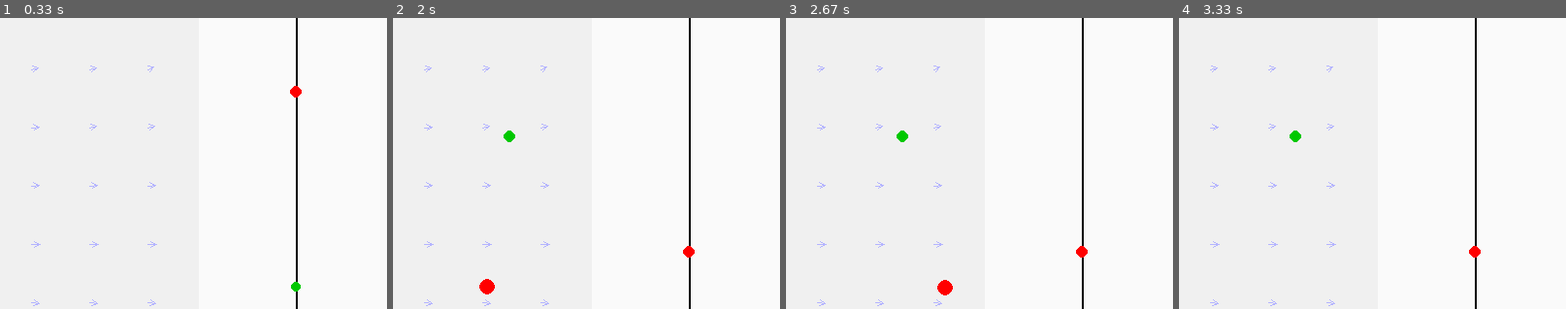
Above: before the commit, frames 1-4 (left to right).
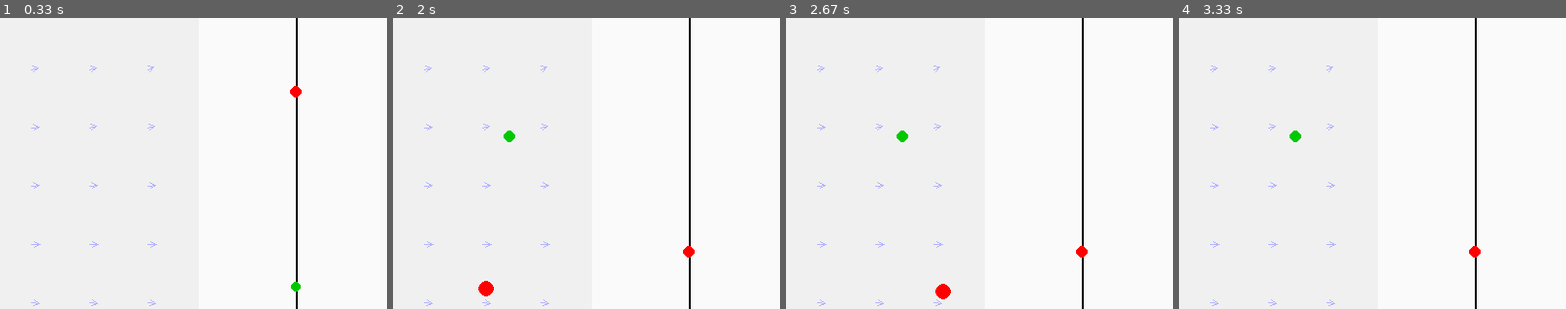
Above: after the commit, the same moments.

Repository: Project-Stratus/MachineLearning
Game: pygame game, started from ardan_temp.py
Same seed, same stepped clock (60 frames per second), same inputs: the game is played once before the commit and once after it.
Inputs:
- Up to frame 1 (0.33 s): no input
- Up to frame 2 (2 s): no input
- Up to frame 3 (2.67 s): no input
- Up to frame 4 (3.33 s): no input
The pictures show only the part of the screen within x 49-99%, y 10-60%; the shares and areas given below are measured in that part.

Frame 1 is identical in both runs. In frame 2, less than 0.1% of the frame differs, in the area x 22-27%, y 89-96%; in frame 3, 0.1%, in the area x 38-44%, y 90-97%; in frame 4, nothing differs.

Commit message:
tring to make ppo train faster

Diff:
--- a/agents/ppo.py
+++ b/agents/ppo.py
@@ -2,7 +2,7 @@
 import os
 import torch
 from stable_baselines3 import PPO
-from stable_baselines3.common.callbacks import EvalCallback, StopTrainingOnRewardThreshold
+from stable_baselines3.common.callbacks import EvalCallback, StopTrainingOnRewardThreshold, ProgressBarCallback, CallbackList
 import pygame
 from stable_baselines3.common.monitor import Monitor
 
@@ -12,8 +12,8 @@
 VIDEO_PATH = "./figs/ppo_figs/performance_video"
 USE_GPU = False
 
-# EPISODES = 1_000_000
-EPISODES = 1_000
+EPISODES = 1_000_000
+# EPISODES = 1_000
 BATCH_SIZE = 256
 EPOCHS = 10
 HIDDEN_SIZES = [[256, 256, 256], [256, 256, 256]]
@@ -26,7 +26,7 @@
 
 
 # Create and train a PPO model from scratch. Returns a dataframe containing the reward attained at each episode.
-def train(verbose=False, render_freq=None) -> None:
+def train(verbose=0, render_freq=None) -> None:
 
     env: gym.Env = Monitor(gym.make(ENVIRONMENT_NAME, render_mode=None, dim=DIM, disable_env_checker=True))
 
@@ -38,7 +38,7 @@
         env,
         batch_size=BATCH_SIZE,
         n_epochs=EPOCHS,
-        verbose=1,
+        verbose=verbose,
         device=device
     )
 
@@ -48,15 +48,19 @@
         reward_threshold=320,  # Set your desired reward threshold here
         verbose=1
     )
-    callback = EvalCallback(
+    eval_callback = EvalCallback(
         eval_env,
         callback_on_new_best=stop_callback,
         best_model_save_path=SAVE_PATH,
         log_path=SAVE_PATH,
-        eval_freq=10000,
+        eval_freq=100_000,
         deterministic=True,
         render=False
     )
+
+    tqdm_callback = ProgressBarCallback()
+
+    callback = CallbackList([tqdm_callback, eval_callback])
 
     # Train the model
     model.learn(total_timesteps=EPISODES*BATCH_SIZE, callback=callback)
@@ -82,7 +86,6 @@
         state, info = env.reset()
         game_over: bool = False
         while not game_over:
-            # env.render()          # I'm pretty sure this is redundant with render_mode="human"? - AS
             action, _states = model.predict(state, deterministic=True)
             next_state, reward, terminated, truncated, info = env.step(action)
             # next_state, reward, terminated, truncated, info = env.step(env.action_space.sample())
--- a/environments/core/wind_field.py
+++ b/environments/core/wind_field.py
@@ -5,10 +5,10 @@
 Builds a 3-D wind-velocity field on a regular grid and provides fast
 trilinear interpolation.  Patterns currently supported:
 
-    • "sinusoid"     – original wavy field
-    • "linear_right" – constant +X wind
-    • "linear_up"    – constant +Y wind
-    • "split_fork"   – fan-out pattern requested by the user
+    • "sinusoid"     - original wavy field (2D)
+    • "linear_right" - constant +X wind (2D)
+    • "linear_up"    - constant +Y wind (2D)
+    • "split_fork"   - fan-out pattern (2D)
 
 Extend `_build_grid()` to add more patterns.
 """
@@ -97,21 +97,9 @@
             self._fy_grid = mag * alpha * np.sign(Y)
 
         else:  # "sinusoid" default
-            self._fx_grid = (
-                mag
-                * 0.5
-                * (
-                    np.sin(2 * np.pi * X / (xr[1] - xr[0]))
-                    + 0.5 * np.sin(4 * np.pi * X / (xr[1] - xr[0]))
-                )
-            )
-            self._fy_grid = (
-                mag
-                * 0.5
-                * (
-                    np.cos(2 * np.pi * Y / (yr[1] - yr[0]))
-                    + 0.5 * np.cos(4 * np.pi * Y / (yr[1] - yr[0]))
-                )
-            )
+            self._fx_grid = (mag * 0.5 * (np.sin(2 * np.pi * X / (xr[1] - xr[0]))
+                             + 0.5 * np.sin(4 * np.pi * X / (xr[1] - xr[0]))))
+            self._fy_grid = (mag * 0.5 * (np.cos(2 * np.pi * Y / (yr[1] - yr[0]))
+                             + 0.5 * np.cos(4 * np.pi * Y / (yr[1] - yr[0]))))
             # gentle altitude shear
             self._fx_grid += (mag / 4) * np.sin(2 * np.pi * Z / (zr[1] - zr[0]))
--- a/environments/envs/balloon_3d_env.py
+++ b/environments/envs/balloon_3d_env.py
@@ -13,6 +13,9 @@
 + 3D: Full 3D space (x, y, z).
 
 Choose mode with constructor argument `dim=1|2|3`.
+For most of the code, dim=1 is treated with only z coordinate but
+dim=2|3 both are computed in 3 dimensions with a static z coordinate
+for 2D.
 
 =========
 Action space
@@ -99,9 +102,12 @@
         z_range=(0.0, ALT_MAX),
         wind_mag=10.0,           # max wind speed [m/s]
         wind_cells=40,           # grid for wind visualisation
-        inflate_rate=0.02,       # Δvolume per *inflate* action
+        inflate_rate=0.01,       # Δvolume per *inflate* action
         window_size=(800, 600),  # pygame window (w,h)
         wind_pattern="split_fork",      # wind pattern: "sinusoid", "linear_right", "linear_up", "split_fork"
+        alpha=0.05,                   # velocity cost weight
+        beta=0.01,                   # action-flip cost weight
+
     )
 
     def __init__(self,
@@ -114,6 +120,9 @@
         self.cfg = cfg
         self.dim: int = cfg["dim"]
         self.wind_cfg_path = "environments/winds.json"
+
+        self.alpha = cfg["alpha"]  # velocity cost weight
+        self.beta = cfg["beta"]    # action-flip cost weight
 
         assert self.dim in (1, 2, 3), "dim must be 1, 2 or 3"
         assert render_mode is None or render_mode in self.metadata["render_modes"]
@@ -196,10 +205,16 @@
 
     # pack observation in the same order as bounds above
     def _get_obs(self) -> np.ndarray:
-        # dim = self.dim
         pos = self._balloon.pos  # native metres array (len == dim)
         vel = self._balloon.vel
-        alt = pos[-1] if self.dim == 3 else self.z0
+        # alt = pos[-1] if self.dim == 3 else self.z0
+        if self.dim == 1:
+            alt = self._balloon.pos[0]          # real altitude
+        elif self.dim == 3:
+            alt = self._balloon.pos[2]
+        else:                                   # dim == 2
+            alt = self.z0
+
         pos_norm = self._normalise_position(pos)
         vel_norm = np.clip(vel / VEL_MAX, -1.0, 1.0)
         vol_norm = np.array([self._balloon.volume / VOL_MAX])
@@ -238,7 +253,7 @@
             return 0.0, 0.0, float(pos[0])
         elif self.dim == 2:
             x, y = pos[:2]
-            return float(x), 0.0, float(y)
+            return float(x), float(y), self.z0
         else:
             x, y, z = pos
             return float(x), float(y), float(z)
@@ -302,6 +317,8 @@
         observation = self._get_obs()
         info = self._get_info()
 
+        self.prev_action = Actions.nothing.value  # no action on reset
+
         if self.render_mode == "human":
             self._ensure_renderer()
             self.renderer.draw(dict(
@@ -345,7 +362,11 @@
         # --- reward & termination -----------------------------------------
         self._time += 1
         alt = self._balloon.pos[-1]
-        terminated = (self.dim == 3 and alt <= 0.0)  # crash to ground
+        # terminated = (self.dim == 3 and alt <= 0.0)  # crash to ground
+        if (self.dim in (1, 3)) and self._balloon.pos[-1] <= 0.0:
+            terminated = True
+        else:
+            terminated = False
         self.truncated = self._time >= self.cfg["time_max"]
 
         reward = distance_reward(
@@ -356,6 +377,24 @@
             punishment=self.cfg["punishment"]
         )
 
+        # Give agent 'success target'
+        EPS = 5.0          # metres; tune
+        VEL_EPS = 0.2      # m/s; tune
+
+        on_target = abs(self._balloon.pos[0] - self.goal[0]) < EPS \
+            and abs(self._balloon.vel[0]) < VEL_EPS
+        if on_target:
+            reward += 10.0          # success bonus
+            terminated = True       # optional but recommended
+
+        # Penalise velocity and action flips
+        velocity_cost = self.alpha * abs(self._balloon.vel[0])   # Velocity cost weight
+        flip_cost = self.beta * (action != self.prev_action)  # Penalise action flips
+
+        reward -= (velocity_cost + flip_cost)
+        self.prev_action = action
+
+        # --- collect observation & info -----------------------------------
         obs = self._get_obs()
         if terminated or self.truncated:
             self.final_obs = obs
Binary file changed: models/ppo_model/evaluations.npz
Not shown, changed: requirements.txt
Not shown, changed: models/ppo_model/best_model.zip
Not shown, changed: models/ppo_model/ppo.zip
